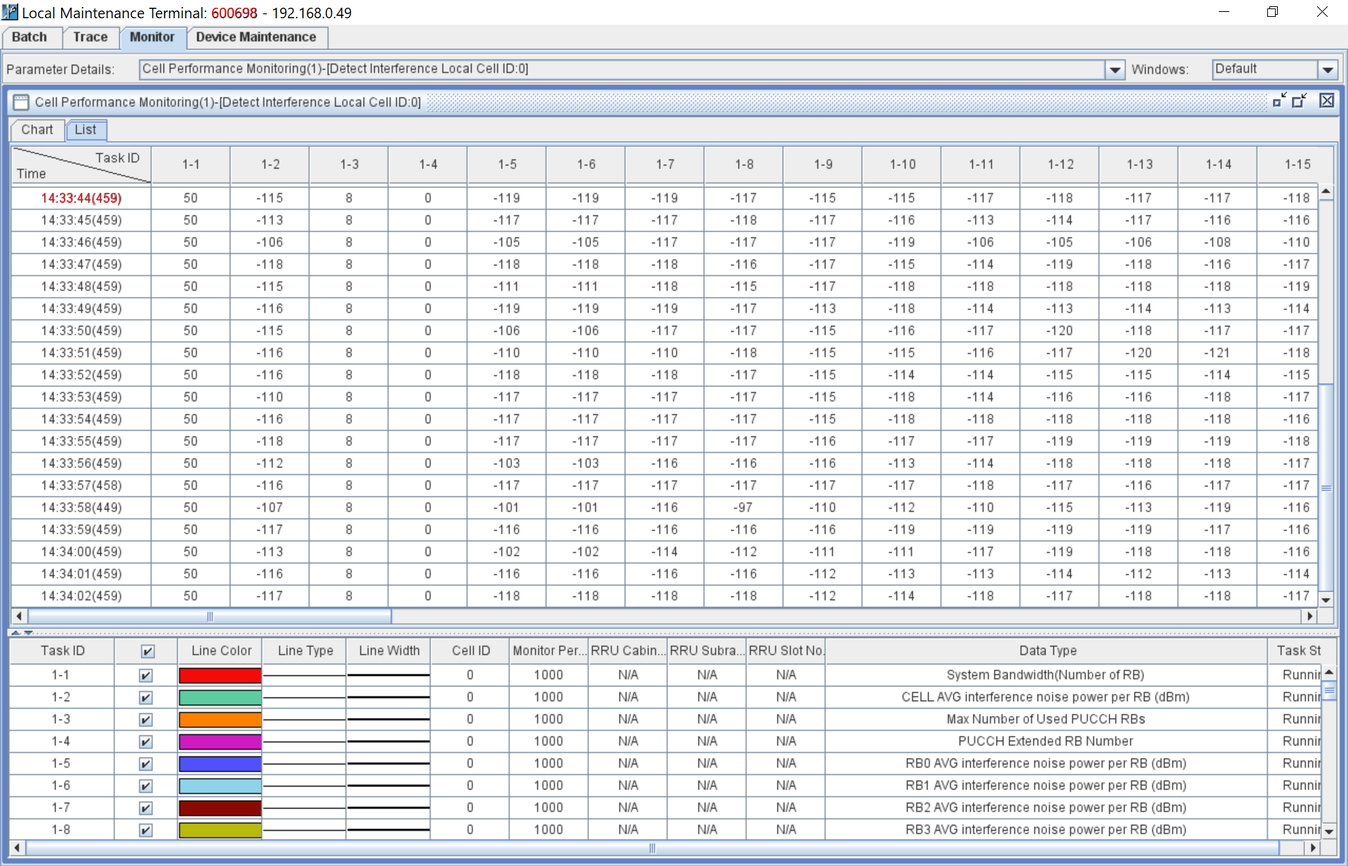
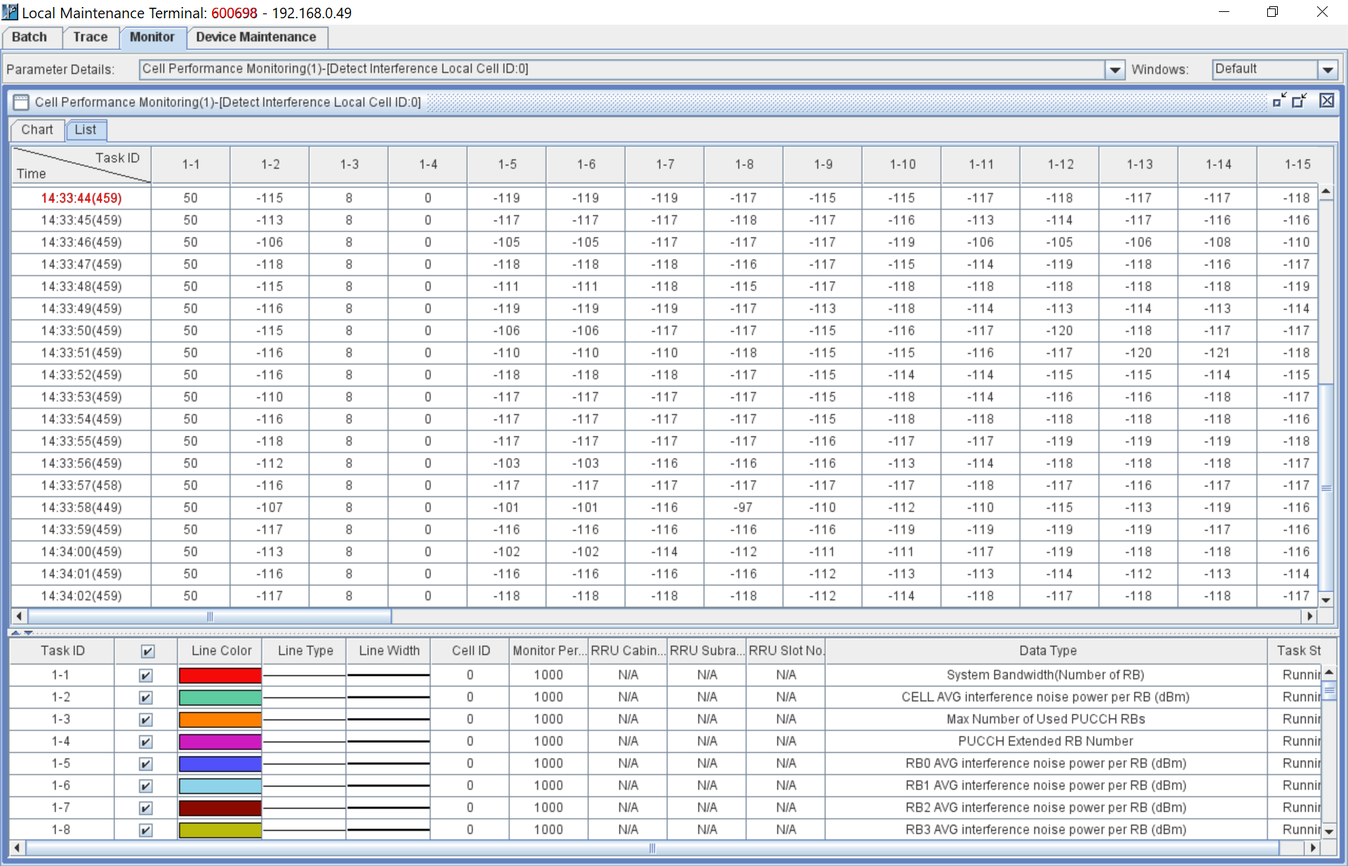
Comparing the layer stacks of the two w=1348, h=866 images. Changes:
painted on "14:33:44(459)" over [42, 193, 121, 206]
